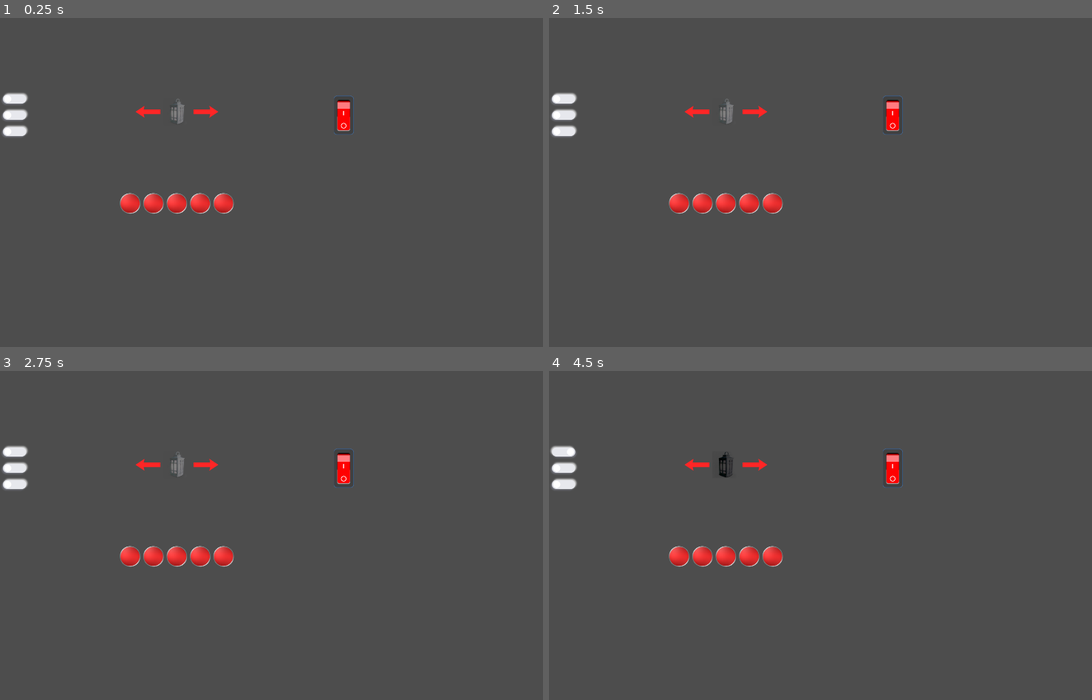
Above: before the commit, frames 1-4 (two rows, left to right).
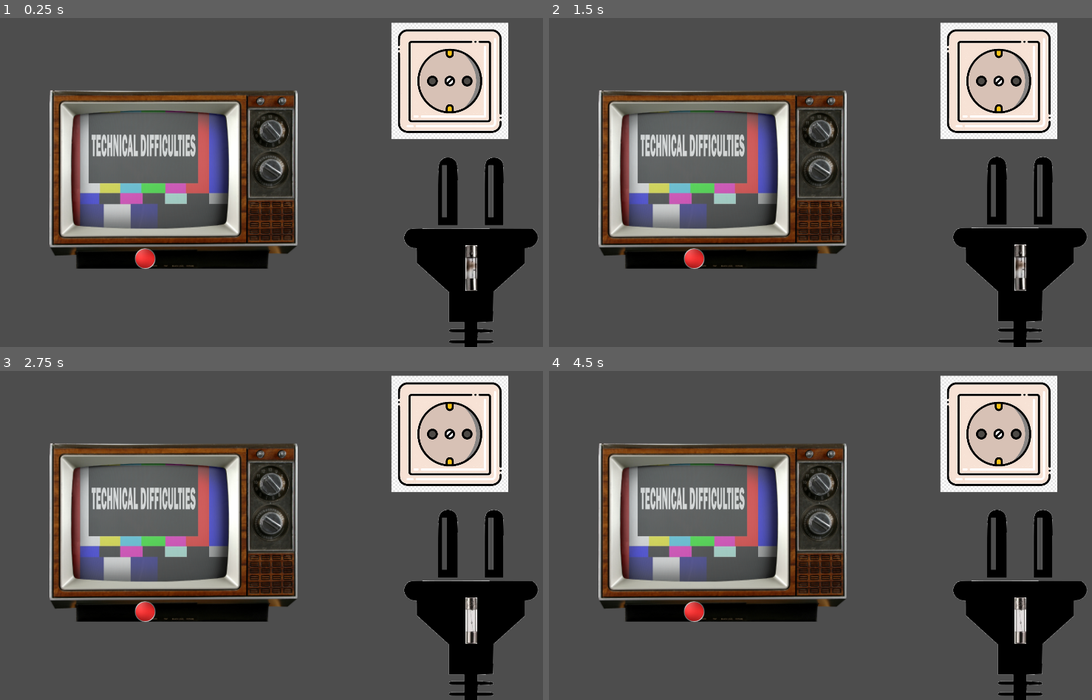
Above: after the commit, the same moments.

Repository: zeyogh/Texas_Game_Jam_2025
Game: Godot game, scene res://scenes/puzzles/TVStand.tscn
Same seed, same stepped clock (60 frames per second), same inputs: the game is played once before the commit and once after it. Before the commit the project starts from res://scenes/puzzles/FresnelLens.tscn.
Inputs (mouse positions are in pixels of both pictures, inside the frame that each line leads up to):
- Up to frame 1 (0.25 s): no input
- Up to frame 2 (1.5 s): click (695, 258) at 0.52 s; click (1064, 307) at 1.27 s
- Up to frame 3 (2.75 s): click (472, 621) at 2.02 s
- Up to frame 4 (4.5 s): click (891, 469) at 2.77 s; click (891, 469) at 3.52 s; click (755, 466) at 4.27 s

The runs differ from the first frame. In frame 1, 33% of the frame differs, in the area x 0-100%, y 1-100%; in frame 2, 33%; in frame 3, 33%; in frame 4, 33%.

Commit message:
TV Stand Puzzle

Diff:
--- a/out_of_light/project.godot
+++ b/out_of_light/project.godot
@@ -11,7 +11,7 @@
 [application]
 
 config/name="Out_Of_Light"
-run/main_scene="uid://c72xudycrtjd3"
+run/main_scene="uid://jhaghxdi7w43"
 config/features=PackedStringArray("4.5", "Forward Plus")
 config/icon="res://icon.svg"
 
@@ -19,3 +19,11 @@
 
 window/size/viewport_width=1920
 window/size/viewport_height=1080
+
+[input]
+
+interact={
+"deadzone": 0.2,
+"events": [Object(InputEventMouseButton,"resource_local_to_scene":false,"resource_name":"","device":-1,"window_id":0,"alt_pressed":false,"shift_pressed":false,"ctrl_pressed":false,"meta_pressed":false,"button_mask":0,"position":Vector2(0, 0),"global_position":Vector2(0, 0),"factor":1.0,"button_index":1,"canceled":false,"pressed":false,"double_click":false,"script":null)
+]
+}
--- /dev/null
+++ b/out_of_light/scenes/puzzles/TVStand.gd
@@ -0,0 +1,51 @@
+class_name TVStand
+extends Control
+
+@export var hasPocketKnife : bool = false
+@export var hasFuse : bool = false
+
+@onready var _plug : TextureButton = $Plug
+@onready var _dial : TextureButton = $TvScreen/ChannelDial
+
+var _fuseReplaced : bool = false
+var _grabbingPlug : bool = false
+var _grabbingDial : bool = false
+
+var _tvPowerOn : bool = false
+var _radioChannel : float = 156.8
+
+func ReplaceFuse() -> void:
+	if hasPocketKnife and hasFuse:
+		$Plug/FuseButton.texture_normal = load("res://resources/dummy/dummyFuse.jpg")
+		_fuseReplaced = true
+
+func GrabPlug() -> void:
+	if _fuseReplaced: _grabbingPlug = true
+
+func GrabDial() -> void:
+	if _tvPowerOn: _grabbingDial = true
+
+func _process(delta: float) -> void:
+	if Input.is_action_pressed("interact"):
+		if _grabbingPlug:
+			_plug.global_position.y = get_global_mouse_position().y + _plug.texture_normal.get_height()/2
+		elif _grabbingDial:
+			_dial.global_position.x = clamp(get_global_mouse_position().x + _dial.texture_normal.get_width()/2, 108, 308)
+
+	if Input.is_action_just_released("interact"):
+		if _grabbingPlug and get_global_mouse_position().y < $Socket.position.y + $Socket.texture.get_height():
+			_plug.position.y = 70
+			_tvPowerOn = true
+		elif !_tvPowerOn:
+			_plug.position.y = 460
+		_grabbingPlug = false
+
+		if _grabbingDial and abs(_dial.position.x - 145.5) <= 15:
+			_grabbingDial = false
+			print_debug("Tuned in to emergency broadcasts")
+			#tune to tv emergeny broadcast station
+
+	if abs(_dial.position.x - 145.5) <= 15:
+		$TvScreen/Display.texture = load("res://resources/dummy/dummyStatic.jpg")
+	else:
+		$TvScreen/Display.texture = load("res://resources/dummy/dummyWeatherChannel.png")
--- /dev/null
+++ b/out_of_light/scenes/puzzles/TVStand.tscn
@@ -0,0 +1,85 @@
+[gd_scene load_steps=8 format=3 uid="uid://jhaghxdi7w43"]
+
+[ext_resource type="Texture2D" uid="uid://bh3ywrjy2s1xo" path="res://resources/dummy/dummyTV.png" id="1_41maw"]
+[ext_resource type="Script" uid="uid://brt80fm76dp72" path="res://scenes/puzzles/TVStand.gd" id="1_faym6"]
+[ext_resource type="Texture2D" uid="uid://2nbb2t4toyjx" path="res://resources/dummy/dummyButton.png" id="3_bxltf"]
+[ext_resource type="Texture2D" uid="uid://bxqoodx47e4lj" path="res://resources/dummy/dummyFuseBlown.jpg" id="4_2nwi8"]
+[ext_resource type="Texture2D" uid="uid://b5kbys8ho6lm4" path="res://resources/dummy/dummyPlug.png" id="4_bxltf"]
+[ext_resource type="Texture2D" uid="uid://cjt0agwwvkaki" path="res://resources/dummy/dummyStatic.jpg" id="4_f1m32"]
+[ext_resource type="Texture2D" uid="uid://t63d66dm3of8" path="res://resources/dummy/dummySocket.png" id="5_f1m32"]
+
+[node name="TvStand" type="Control"]
+layout_mode = 3
+anchors_preset = 0
+offset_right = 1920.0
+offset_bottom = 1080.0
+script = ExtResource("1_faym6")
+hasPocketKnife = true
+hasFuse = true
+
+[node name="TvScreen" type="TextureRect" parent="."]
+layout_mode = 0
+offset_left = 161.0
+offset_top = 243.0
+offset_right = 968.56757
+offset_bottom = 824.0
+texture = ExtResource("1_41maw")
+
+[node name="ChannelDial" type="TextureButton" parent="TvScreen"]
+layout_mode = 1
+anchors_preset = -1
+anchor_left = 0.386
+anchor_top = 0.94500005
+anchor_right = 0.386
+anchor_bottom = 0.94500005
+offset_left = -35.7211
+offset_top = -36.045044
+offset_right = 36.2789
+offset_bottom = 35.954956
+texture_normal = ExtResource("3_bxltf")
+
+[node name="Display" type="TextureRect" parent="TvScreen"]
+z_index = -1
+layout_mode = 0
+offset_left = 38.0
+offset_top = 19.0
+offset_right = 648.0
+offset_bottom = 488.0
+texture = ExtResource("4_f1m32")
+expand_mode = 1
+
+[node name="Plug" type="TextureButton" parent="."]
+z_index = 1
+layout_mode = 1
+anchors_preset = -1
+anchor_left = 0.70100003
+anchor_top = 0.41300002
+anchor_right = 0.70100003
+anchor_bottom = 0.41300002
+offset_left = -31.920044
+offset_top = 15.959991
+offset_right = 451.07996
+offset_bottom = 671.55554
+texture_normal = ExtResource("4_bxltf")
+
+[node name="FuseButton" type="TextureButton" parent="Plug"]
+layout_mode = 0
+offset_left = 238.0
+offset_top = 286.0
+offset_right = 388.0
+offset_bottom = 324.0
+rotation = 1.5707964
+texture_normal = ExtResource("4_2nwi8")
+
+[node name="Socket" type="TextureRect" parent="."]
+layout_mode = 0
+offset_left = 1273.0
+offset_top = 23.0
+offset_right = 1653.0
+offset_bottom = 403.0
+texture = ExtResource("5_f1m32")
+expand_mode = 1
+
+[connection signal="button_down" from="TvScreen/ChannelDial" to="." method="GrabDial"]
+[connection signal="button_down" from="Plug" to="." method="GrabPlug"]
+[connection signal="button_up" from="Plug/FuseButton" to="." method="ReplaceFuse"]
Not shown, changed: out_of_light/pictures/pictures_cartoon/bathroom_1.jpg.import
Not shown, changed: out_of_light/pictures/pictures_cartoon/bedroom_1.jpg.import
Not shown, changed: out_of_light/pictures/pictures_cartoon/bedroom_2.jpg.import
Not shown, changed: out_of_light/pictures/pictures_cartoon/kitchen_1.jpg.import
Not shown, changed: out_of_light/pictures/pictures_cartoon/kitchen_2.jpg.import
Not shown, changed: out_of_light/pictures/pictures_cartoon/living_room_1.jpg.import
Not shown, changed: out_of_light/pictures/pictures_cartoon/living_room_2.jpg.import
Not shown, changed: out_of_light/pictures/pictures_cartoon/observation_deck_2.jpg.import
Not shown, changed: out_of_light/pictures/pictures_cartoon/obversation_deck_1.png.import
Not shown, changed: out_of_light/pictures/pictures_cartoon/stairs_1.jpg.import
Not shown, changed: out_of_light/pictures/pictures_cartoon/stairs_2.jpg.import
Not shown, changed: out_of_light/pictures/pictures_cartoon/stairs_3.jpg.import
(and 26 more such lines)
